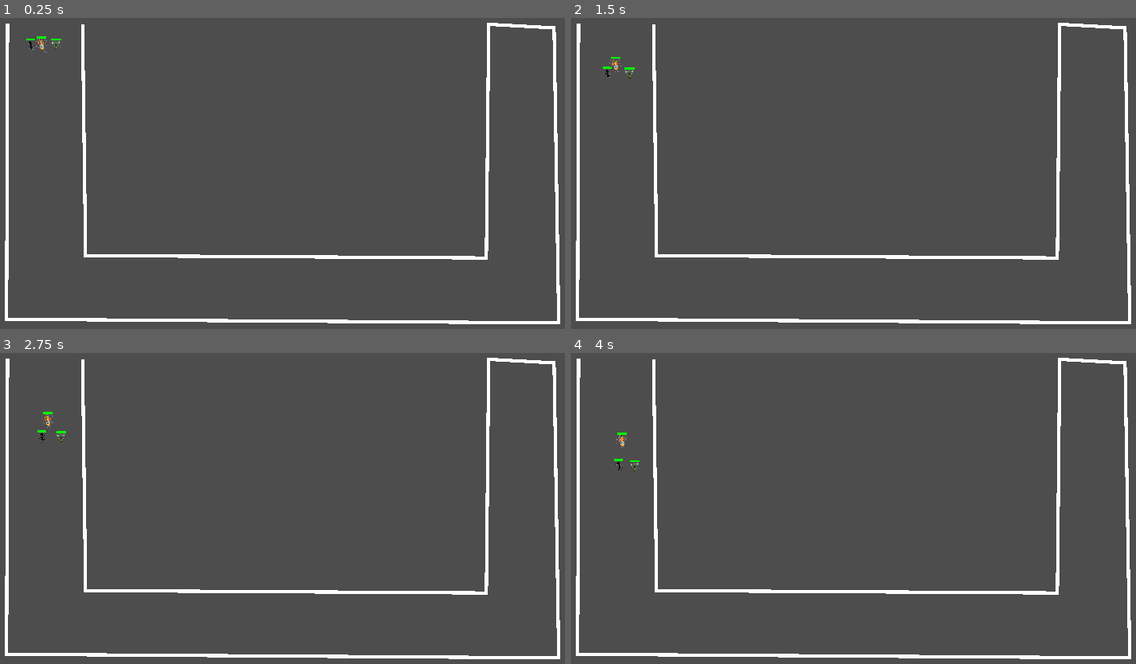
Above: before the commit, frames 1-4 (two rows, left to right).
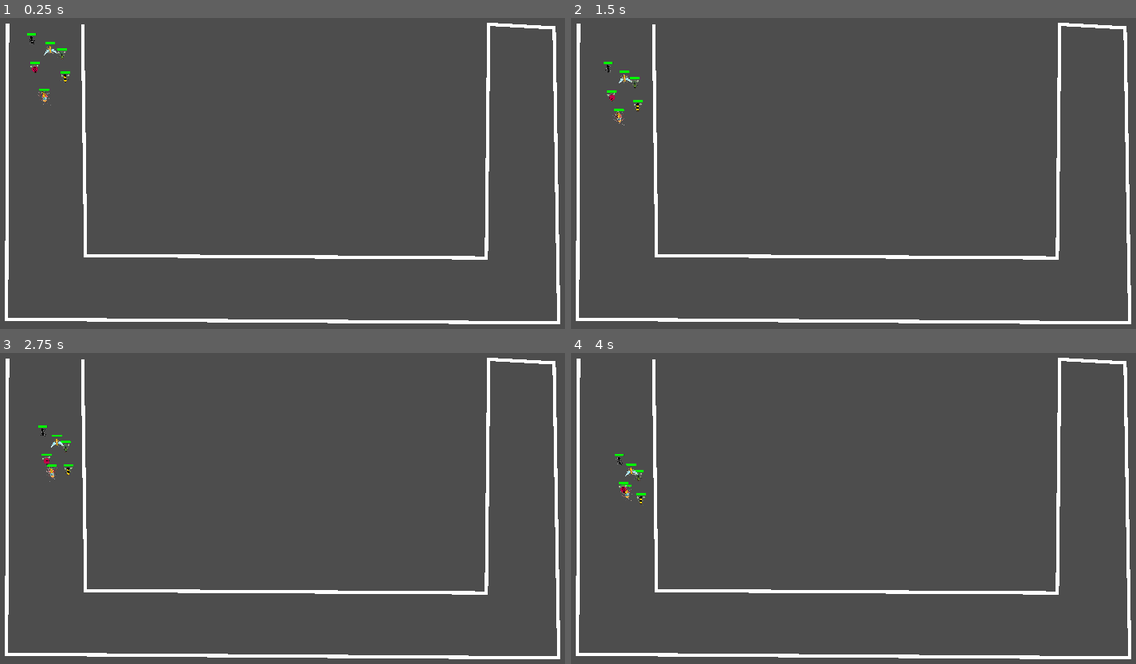
Above: after the commit, the same moments.

Repository: jcheatum/LD56
Game: Godot game, scene res://assets/enemies/navigation_test_scene.tscn
Two runs of this game, one before a commit and one after it. Both use one fixed random seed, a clock stepped at 60 frames per second and the inputs below. This scene is started directly instead of the project's main scene.
Inputs:
- Up to frame 1 (0.25 s): no input
- Up to frame 2 (1.5 s): no input
- Up to frame 3 (2.75 s): no input
- Up to frame 4 (4 s): no input

The runs differ from the first frame. In frame 1, 0.3% of the frame differs, in the area x 4-13%, y 4-29%; in frame 2, 0.3%; in frame 3, 0.3%; in frame 4, 0.3%.

Commit message:
Add Bee, Ladybug, and Hornet

Diff:
--- /dev/null
+++ b/assets/enemies/bee/bee.tscn
@@ -0,0 +1,27 @@
+[gd_scene load_steps=5 format=3 uid="uid://g6beos44pbpw"]
+
+[ext_resource type="Script" path="res://scripts/enemies/bee.gd" id="1_olxv6"]
+[ext_resource type="Texture2D" uid="uid://55g28k7c40fn" path="res://assets/enemies/bee/bee_temp_sprite.png" id="2_bl8y5"]
+[ext_resource type="PackedScene" uid="uid://c1nbfn0430jp5" path="res://assets/components/health_bar/health_bar.tscn" id="3_788mu"]
+
+[sub_resource type="CapsuleShape2D" id="CapsuleShape2D_6uikl"]
+
+[node name="Bee" type="Area2D"]
+script = ExtResource("1_olxv6")
+
+[node name="CollisionShape2D" type="CollisionShape2D" parent="."]
+shape = SubResource("CapsuleShape2D_6uikl")
+
+[node name="Sprite2D" type="Sprite2D" parent="CollisionShape2D"]
+scale = Vector2(0.07, 0.07)
+texture = ExtResource("2_bl8y5")
+
+[node name="HealthBar" parent="." instance=ExtResource("3_788mu")]
+offset_left = -15.0
+offset_top = -23.0
+offset_right = 105.0
+offset_bottom = 4.0
+
+[node name="NavigationAgent2D" type="NavigationAgent2D" parent="."]
+
+[connection signal="empty" from="HealthBar" to="." method="_on_health_bar_empty"]
--- /dev/null
+++ b/assets/enemies/hornet/hornet.tscn
@@ -0,0 +1,27 @@
+[gd_scene load_steps=5 format=3 uid="uid://st74xvi37fi8"]
+
+[ext_resource type="Script" path="res://scripts/enemies/hornet.gd" id="1_7efjj"]
+[ext_resource type="Texture2D" uid="uid://cgkwtw8g2nvnv" path="res://assets/enemies/hornet/hornet_temp_sprite.png" id="2_x5f01"]
+[ext_resource type="PackedScene" uid="uid://c1nbfn0430jp5" path="res://assets/components/health_bar/health_bar.tscn" id="3_f6xfa"]
+
+[sub_resource type="CapsuleShape2D" id="CapsuleShape2D_6uikl"]
+
+[node name="Hornet" type="Area2D"]
+script = ExtResource("1_7efjj")
+
+[node name="CollisionShape2D" type="CollisionShape2D" parent="."]
+shape = SubResource("CapsuleShape2D_6uikl")
+
+[node name="Sprite2D" type="Sprite2D" parent="CollisionShape2D"]
+scale = Vector2(0.15, 0.15)
+texture = ExtResource("2_x5f01")
+
+[node name="HealthBar" parent="." instance=ExtResource("3_f6xfa")]
+offset_left = -15.0
+offset_top = -23.0
+offset_right = 105.0
+offset_bottom = 4.0
+
+[node name="NavigationAgent2D" type="NavigationAgent2D" parent="."]
+
+[connection signal="empty" from="HealthBar" to="." method="_on_health_bar_empty"]
--- /dev/null
+++ b/assets/enemies/ladybug/ladybug.tscn
@@ -0,0 +1,27 @@
+[gd_scene load_steps=5 format=3 uid="uid://bthk0l3dv3a5q"]
+
+[ext_resource type="Script" path="res://scripts/enemies/ladybug.gd" id="1_wev5w"]
+[ext_resource type="Texture2D" uid="uid://c4ntxl8rq1iqr" path="res://assets/enemies/ladybug/ladybug_temp_sprite.png" id="2_aswi6"]
+[ext_resource type="PackedScene" uid="uid://c1nbfn0430jp5" path="res://assets/components/health_bar/health_bar.tscn" id="3_ot80v"]
+
+[sub_resource type="CapsuleShape2D" id="CapsuleShape2D_6uikl"]
+
+[node name="Ladybug" type="Area2D"]
+script = ExtResource("1_wev5w")
+
+[node name="CollisionShape2D" type="CollisionShape2D" parent="."]
+shape = SubResource("CapsuleShape2D_6uikl")
+
+[node name="Sprite2D" type="Sprite2D" parent="CollisionShape2D"]
+scale = Vector2(0.07, 0.07)
+texture = ExtResource("2_aswi6")
+
+[node name="HealthBar" parent="." instance=ExtResource("3_ot80v")]
+offset_left = -15.0
+offset_top = -23.0
+offset_right = 105.0
+offset_bottom = 4.0
+
+[node name="NavigationAgent2D" type="NavigationAgent2D" parent="."]
+
+[connection signal="empty" from="HealthBar" to="." method="_on_health_bar_empty"]
--- a/assets/enemies/navigation_test_scene.gd
+++ b/assets/enemies/navigation_test_scene.gd
@@ -6,6 +6,9 @@
 	$Ant.set_target($Target.position)
 	$Roach.set_target($Target.position)
 	$Fly.set_target($Target.position)
+	$Bee.set_target($Target.position)
+	$Ladybug.set_target($Target.position)
+	$Hornet.set_target($Target.position)
 
 var time = 0
 var do_damage = true
@@ -14,6 +17,6 @@
 	time += delta
 	if int(time) % 5 == 0 && do_damage:
 		do_damage = false
-		if $Ant: $Ant.damage(10)
+		if $Ant != null: $Ant.damage(10)
 	elif int(time) % 5 == 1:
 		do_damage = true
--- a/assets/enemies/navigation_test_scene.tscn
+++ b/assets/enemies/navigation_test_scene.tscn
@@ -1,9 +1,12 @@
-[gd_scene load_steps=6 format=3 uid="uid://dyk41k8sq3gr6"]
+[gd_scene load_steps=9 format=3 uid="uid://dyk41k8sq3gr6"]
 
 [ext_resource type="Script" path="res://assets/enemies/navigation_test_scene.gd" id="1_0m5hh"]
 [ext_resource type="PackedScene" uid="uid://b45go3rn4wxs0" path="res://assets/enemies/ant/ant.tscn" id="1_1qff8"]
 [ext_resource type="PackedScene" uid="uid://dhvwn0qshttyd" path="res://assets/enemies/roach/roach.tscn" id="3_752og"]
 [ext_resource type="PackedScene" uid="uid://bd3n2lt26gsao" path="res://assets/enemies/fly/fly.tscn" id="4_e5wgs"]
+[ext_resource type="PackedScene" uid="uid://g6beos44pbpw" path="res://assets/enemies/bee/bee.tscn" id="5_38q6d"]
+[ext_resource type="PackedScene" uid="uid://bthk0l3dv3a5q" path="res://assets/enemies/ladybug/ladybug.tscn" id="6_yhvu6"]
+[ext_resource type="PackedScene" uid="uid://st74xvi37fi8" path="res://assets/enemies/hornet/hornet.tscn" id="7_f2s4r"]
 
 [sub_resource type="NavigationPolygon" id="NavigationPolygon_xmqjm"]
 vertices = PackedVector2Array(1576.07, 840.07, 1571.07, 139.32, 1707.11, 143.68, 1716.88, 974.938, 119.117, 966.047, 294.211, 830.93, 129.867, 111.406, 279.188, 117.602)
@@ -13,20 +16,29 @@
 [node name="NavigationTestScene" type="Node2D"]
 script = ExtResource("1_0m5hh")
 
+[node name="Line2D" type="Line2D" parent="."]
+points = PackedVector2Array(90, 100, 87, 993, 1750, 1004, 1736, 114, 1539, 103, 1532, 808, 325, 801, 316, 103)
+
 [node name="NavigationRegion2D" type="NavigationRegion2D" parent="."]
 navigation_polygon = SubResource("NavigationPolygon_xmqjm")
 
+[node name="Target" type="Node2D" parent="."]
+position = Vector2(1643, 198)
+
 [node name="Ant" parent="." instance=ExtResource("1_1qff8")]
-position = Vector2(158, 156)
+position = Vector2(161, 141)
 
 [node name="Roach" parent="." instance=ExtResource("3_752og")]
-position = Vector2(191, 153)
+position = Vector2(199, 311)
 
 [node name="Fly" parent="." instance=ExtResource("4_e5wgs")]
-position = Vector2(235, 156)
+position = Vector2(253, 185)
 
-[node name="Target" type="Node2D" parent="."]
-position = Vector2(1635, 161)
+[node name="Bee" parent="." instance=ExtResource("5_38q6d")]
+position = Vector2(263, 255)
 
-[node name="Line2D" type="Line2D" parent="."]
-points = PackedVector2Array(90, 100, 87, 993, 1750, 1004, 1736, 114, 1539, 103, 1532, 808, 325, 801, 316, 103)
+[node name="Ladybug" parent="." instance=ExtResource("6_yhvu6")]
+position = Vector2(170, 227)
+
+[node name="Hornet" parent="." instance=ExtResource("7_f2s4r")]
+position = Vector2(217, 167)
--- /dev/null
+++ b/scripts/enemies/bee.gd
@@ -0,0 +1,13 @@
+class_name Bee extends Bug
+
+
+# Called when the node enters the scene tree for the first time.
+func _ready() -> void:
+	self.navigator = $NavigationAgent2D
+	self.health_bar = $HealthBar
+	self.rotation_container = $CollisionShape2D
+
+
+# Ants die when they are killed
+func _on_health_bar_empty() -> void:
+	die()
--- /dev/null
+++ b/scripts/enemies/hornet.gd
@@ -0,0 +1,13 @@
+class_name Hornet extends Bug
+
+
+# Called when the node enters the scene tree for the first time.
+func _ready() -> void:
+	self.navigator = $NavigationAgent2D
+	self.health_bar = $HealthBar
+	self.rotation_container = $CollisionShape2D
+
+
+# Ants die when they are killed
+func _on_health_bar_empty() -> void:
+	die()
--- /dev/null
+++ b/scripts/enemies/ladybug.gd
@@ -0,0 +1,13 @@
+class_name Ladybug extends Bug
+
+
+# Called when the node enters the scene tree for the first time.
+func _ready() -> void:
+	self.navigator = $NavigationAgent2D
+	self.health_bar = $HealthBar
+	self.rotation_container = $CollisionShape2D
+
+
+# Ants die when they are killed
+func _on_health_bar_empty() -> void:
+	die()
Binary file added: assets/enemies/bee/bee_temp_sprite.png
Not shown, added: assets/enemies/bee/bee_temp_sprite.png.import
Binary file added: assets/enemies/hornet/hornet_temp_sprite.png
Not shown, added: assets/enemies/hornet/hornet_temp_sprite.png.import
Binary file added: assets/enemies/ladybug/ladybug_temp_sprite.png
Not shown, added: assets/enemies/ladybug/ladybug_temp_sprite.png.import
